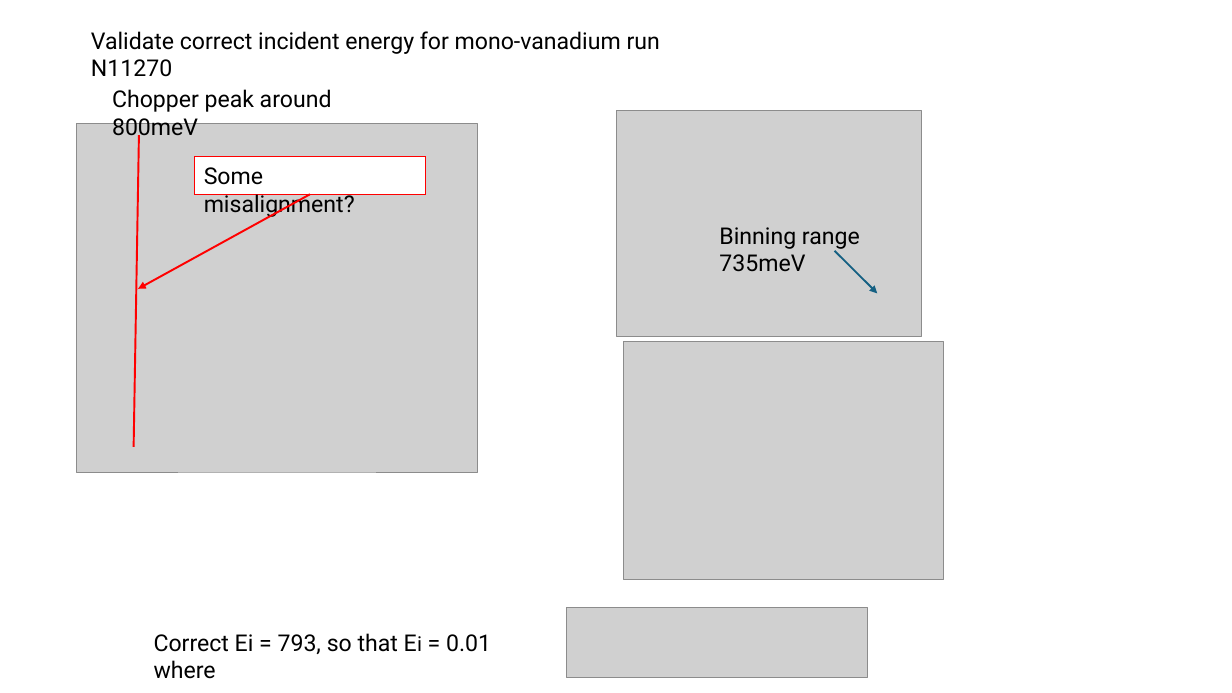
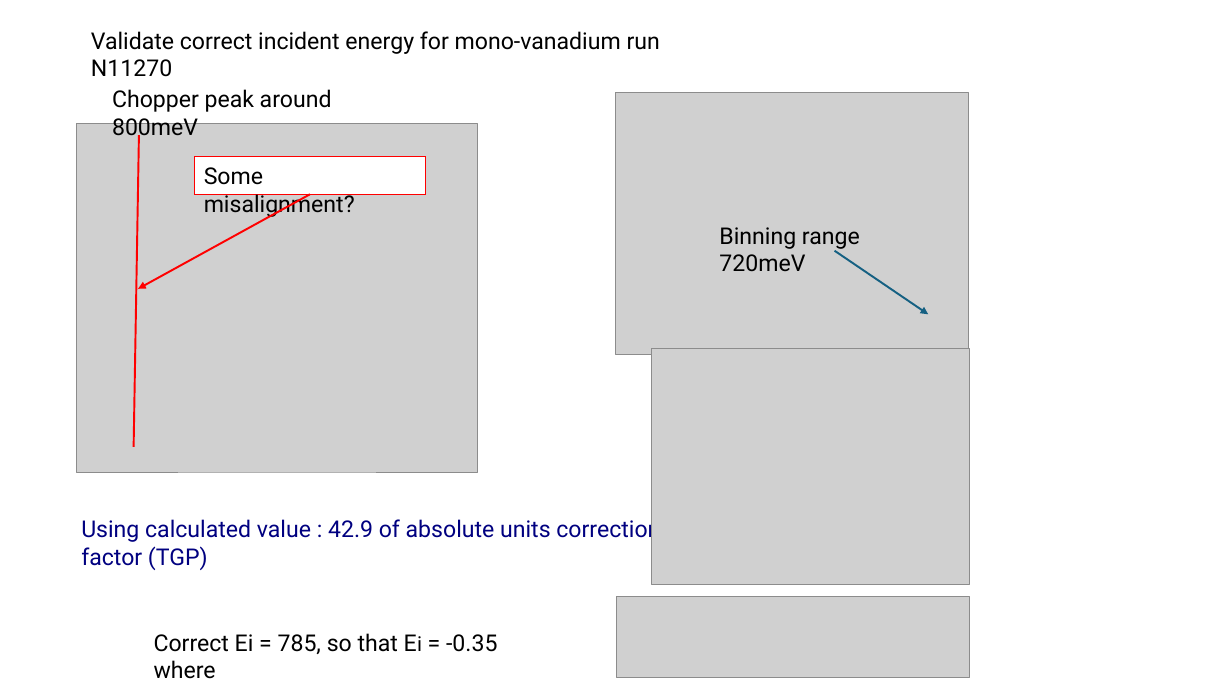
Before and after one commit to abuts/Fe, a slide deck: slide 1 of Data/sources/reduction/Mantid_nxspe_2024/cycle06_05/vanadium/EiAndElasticLineForVanadium.pptx. Drawn at 1232x693 pixels with LibreOffice and Linux fonts; fonts in the diff are those of the drawing; grey boxes stand for pictures. Boxes give left, top, right and bottom in pixels: in the first picture for what was removed or moved away, otherwise in the second. Text is boxed around its words. In the diff, an @@ line names an element or a change of style, - is before the commit and + after.

```diff
--- a/Data/sources/reduction/Mantid_nxspe_2024/cycle06_05/vanadium/EiAndElasticLineForVanadium.pptx
+++ b/Data/sources/reduction/Mantid_nxspe_2024/cycle06_05/vanadium/EiAndElasticLineForVanadium.pptx
@@ picture: place and size @@
-picture at bbox=[617, 111, 921, 337]
+picture at bbox=[616, 92, 970, 355]
@@ text at bbox=[719, 227, 860, 271]: text changed @@
-Binning range 735meV
+Binning range 720meV
@@ arrow moved from (835, 250) - (877, 294) to (835, 250) - (929, 314) @@
@@ picture: place and size @@
-picture at bbox=[624, 342, 945, 580]
+picture at bbox=[652, 348, 970, 584]
@@ text added at bbox=[81, 517, 660, 570], 18 pt, text #000080 @@
+Using calculated value : 42.9 of absolute units correction factor (TGP)
@@ picture: place and size @@
-picture at bbox=[567, 607, 868, 677]
+picture at bbox=[616, 596, 970, 677]
@@ text at bbox=[154, 633, 497, 679]: text changed @@
-Correct Ei = 793, so that Ei = 0.01 where
+Correct Ei = 785, so that Ei = -0.35 where
```
Also in this commit, not shown: 1 other slide changed, 19 other files.
